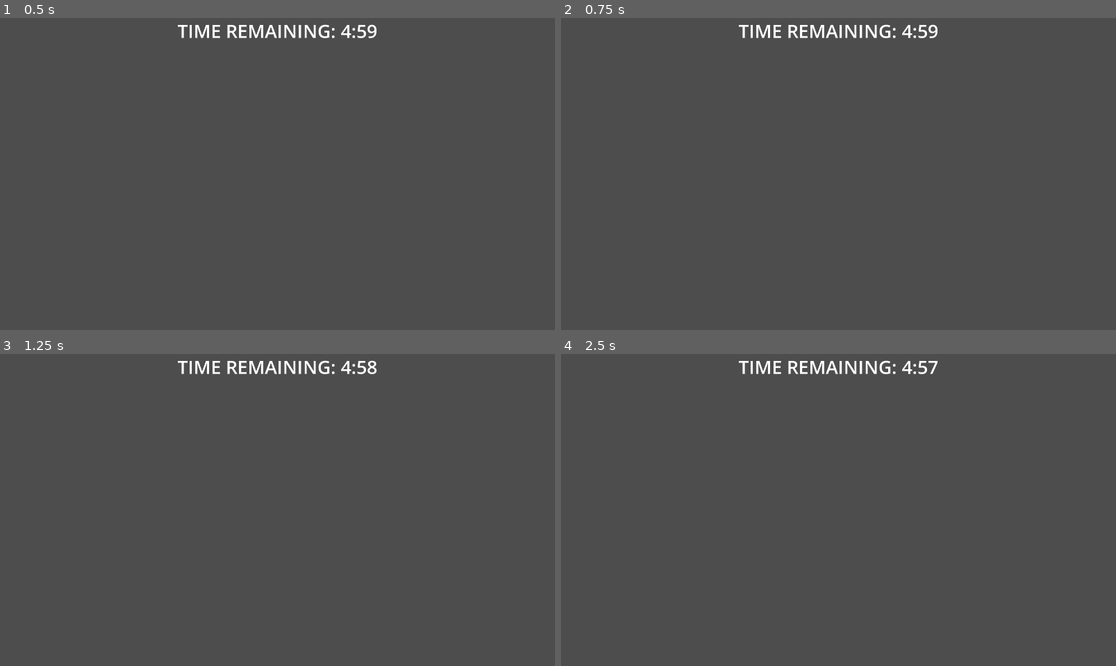
Above: before the commit, frames 1-4 (two rows, left to right).
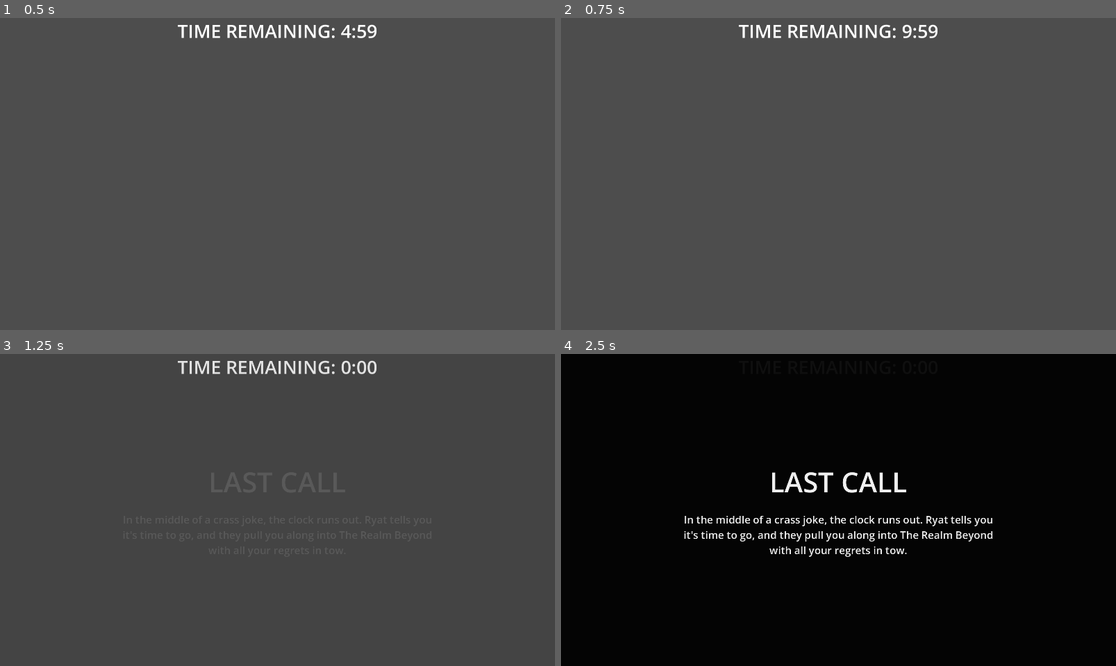
Above: after the commit, the same moments.

Repository: CMBadiuk/GMTK-26
Game: Godot game, scene res://scenes/main_scene.tscn
Same seed, same stepped clock (60 frames per second), same inputs: the game is played once before the commit and once after it.
Inputs:
- Up to frame 1 (0.5 s): no input
- Up to frame 2 (0.75 s): tap Enter at 0.5 s; tap T at 0.6 s
- Up to frame 3 (1.25 s): tap K at 0.8 s
- Up to frame 4 (2.5 s): tap K at 1.35 s; tap 1 at 1.55, 2.1 s; tap 2 at 2.3 s

Frame 1 is identical in both runs. In frame 2, less than 0.1% of the frame differs, in the area x 61-64%, y 2-7%; in frame 3, 0.5%; in frame 4, 100%, in the area x 0-100%, y 0-100%.

Commit message:
Phase 1 Complete - Endings/Regrets

Diff:
--- a/project.godot
+++ b/project.godot
@@ -23,7 +23,6 @@
 
 window/size/viewport_width=1920
 window/size/viewport_height=1080
-window/size/mode=3
 
 [physics]
 
--- /dev/null
+++ b/scenes/ending_screen.tscn
@@ -0,0 +1,49 @@
+[gd_scene format=3 uid="uid://dyt3fiyarui5"]
+
+[ext_resource type="Script" uid="uid://cerrphj7hkyw1" path="res://scripts/ending_screen.gd" id="1_61pod"]
+
+[node name="EndingScreen" type="CanvasLayer" unique_id=1386298770]
+layer = 10
+script = ExtResource("1_61pod")
+
+[node name="Fade" type="Control" parent="." unique_id=1055834020]
+layout_mode = 3
+anchors_preset = 15
+anchor_right = 1.0
+anchor_bottom = 1.0
+grow_horizontal = 2
+grow_vertical = 2
+mouse_filter = 2
+
+[node name="Background" type="ColorRect" parent="Fade" unique_id=1336378459]
+layout_mode = 1
+anchors_preset = 15
+anchor_right = 1.0
+anchor_bottom = 1.0
+grow_horizontal = 2
+grow_vertical = 2
+color = Color(0, 0, 0, 1)
+
+[node name="Center" type="CenterContainer" parent="Fade" unique_id=1637709603]
+layout_mode = 1
+anchors_preset = 15
+anchor_right = 1.0
+anchor_bottom = 1.0
+grow_horizontal = 2
+grow_vertical = 2
+
+[node name="VBox" type="VBoxContainer" parent="Fade/Center" unique_id=1673232190]
+layout_mode = 2
+theme_override_constants/separation = 40
+
+[node name="Title" type="Label" parent="Fade/Center/VBox" unique_id=83662518]
+layout_mode = 2
+theme_override_font_sizes/font_size = 96
+horizontal_alignment = 1
+
+[node name="Line" type="Label" parent="Fade/Center/VBox" unique_id=1112247976]
+custom_minimum_size = Vector2(1100, 0)
+layout_mode = 2
+theme_override_font_sizes/font_size = 36
+horizontal_alignment = 1
+autowrap_mode = 2
--- a/scenes/main_scene.tscn
+++ b/scenes/main_scene.tscn
@@ -1,8 +1,10 @@
 [gd_scene format=3 uid="uid://di4tk17a230al"]
 
+[ext_resource type="Script" uid="uid://b8fajc2hjpb4a" path="res://scripts/main_scene.gd" id="1_pw63i"]
 [ext_resource type="Script" uid="uid://c02d8yvfcjkuy" path="res://scripts/countdown_label.gd" id="1_w2twt"]
 
 [node name="Node2D" type="Node2D" unique_id=452429265]
+script = ExtResource("1_pw63i")
 
 [node name="Control" type="Control" parent="." unique_id=25656853]
 layout_mode = 3
--- /dev/null
+++ b/scripts/ending_screen.gd
@@ -0,0 +1,29 @@
+## Fuul-screen ending card (Some Phase 1 placeholder stuff)
+## The ending text is chosen based on the reason for the ending, and a regret
+## bucket, resulting in four total endings (two reasons x two buckets)
+## Writing is placeholder for now, real writing is in Phase 6
+extends CanvasLayer
+
+@onready var _fade: Control = $Fade
+@onready var _title: Label = $Fade/Center/VBox/Title
+@onready var _line: Label = $Fade/Center/VBox/Line
+
+# Get a reason -> determine bucket -> [title, line]
+const ENDINGS := {
+	"time_won": {
+		"low": ["REPRIEVE", "You said the hard things while you still could. Ryat gives you a smile, and lets you keep the morning."],
+		"high": ["REPRIEVE", "You bought all the time you could. Ryat sighs and leaves you to your life, for now. However, you are no better for it."],
+	},
+	"timeout": {
+		"low": ["LAST CALL", "You set your rag down. Through speaking with the God of Death, you realize that you've done all you need to with your life. You take Ryat's hand and go into The Realm Beyond with them."],
+		"high": ["LAST CALL", "In the middle of a crass joke, the clock runs out. Ryat tells you it's time to go, and they pull you along into The Realm Beyond with all your regrets in tow."]
+	}
+}
+
+## Called by the Main Scene controller right after this scene is instantiated
+func play(reason: String, bucket: String) -> void:
+	var data: Array = ENDINGS.get(reason, {}).get(bucket, ["THE END", "..."])
+	_title.text = data[0]
+	_line.text = data[1]
+	_fade.modulate.a = 0.0
+	create_tween().tween_property(_fade, "modulate:a", 1.0, 2.0).set_trans(Tween.TRANS_SINE)
--- /dev/null
+++ b/scripts/main_scene.gd
@@ -0,0 +1,42 @@
+## Main scene controller (Phase 1)
+## Hears GameState.game_over, computes the regret bucket, and swaps in the
+## ending screen. Also hosts debug keys for triggering endings manually
+extends Node2D
+
+const EndingScreen := preload("res://scenes/ending_screen.tscn")
+
+const REGRET_LOW_CUTOFF := 6
+
+var _ending_shown := false
+
+func _ready() -> void:
+	GameState.game_over.connect(_on_game_over)
+	print("Main scene and script have loaded")
+
+func _on_game_over(reason: String) -> void:
+	if _ending_shown:
+		return
+	_ending_shown = true
+	var bucket := "low" if GameState.stats["regret"] <= REGRET_LOW_CUTOFF else "high"
+	var ending := EndingScreen.instantiate()
+	add_child(ending)
+	ending.play(reason, bucket)
+
+#	Debug Helpers (only runs in editor)
+#	T : bank +5:00			(Spam past the win_threshold -> Reprieve)
+#	K : drain the clock		(Force a timeout -> Last call)
+#	1 : regret to LOW		(Sets regret to 5, earns you peace)
+#	2 : regret to HIGH		(Sets regret to 20, die without peace)
+func _unhandled_input(event: InputEvent) -> void:
+	if event is InputEventKey and event.pressed and not event.echo:
+		match event.keycode:
+			KEY_T:
+				GameState.add_time(300.0)
+			KEY_K:
+				GameState.add_time(-GameState.time_remaining - 1.0)
+			KEY_1:
+				GameState.stats["regret"] = 5
+				print("[debug] regret = 5 (low bucket)")
+			KEY_2:
+				GameState.stats["regret"] = 20
+				print("[debug] regret = 20 (high bucket)")
Not shown, added: scripts/ending_screen.gd.uid
Not shown, added: scripts/main_scene.gd.uid
